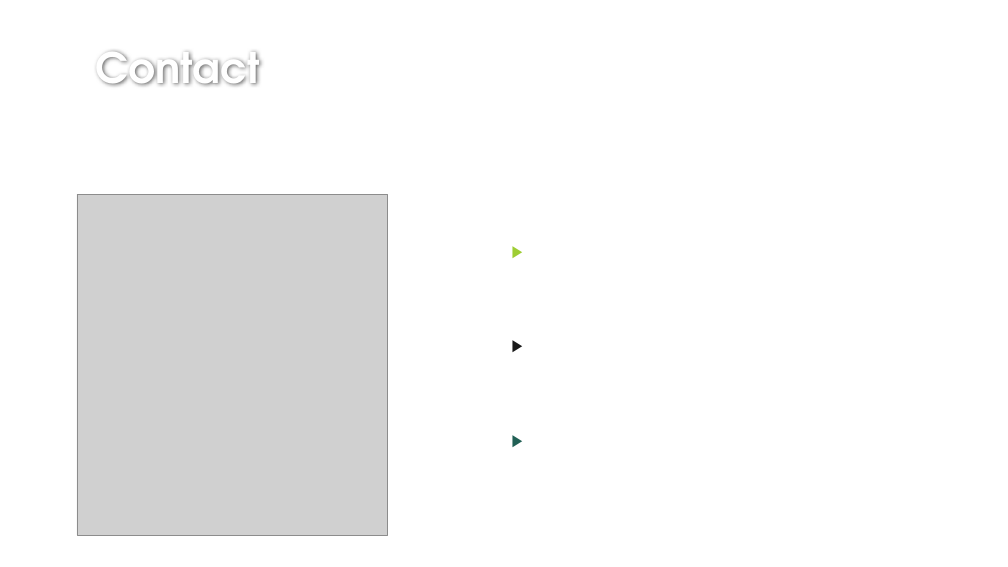
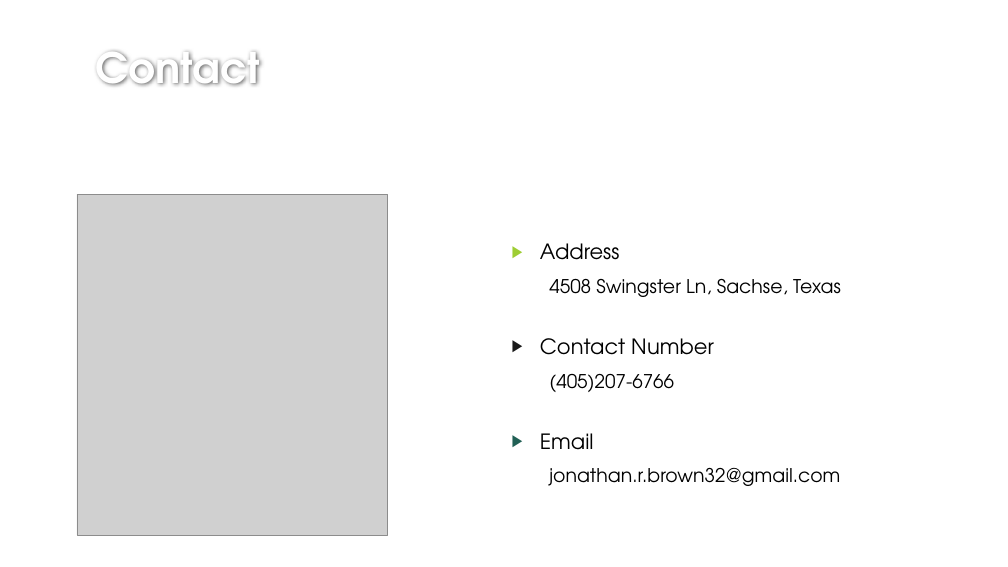
Before and after one commit to rustyb08/phase_1_project, a slide deck: slide 16 of Microsoft Original Content.pptx (slide 12 before the commit). Drawn at 1008x567 pixels with LibreOffice and Linux fonts; fonts in the diff are those of the drawing; grey boxes stand for pictures; background and template pictures are left out. Boxes give left, top, right and bottom in pixels: in the first picture for what was removed or moved away, otherwise in the second. Text is boxed around its words. In the diff, an @@ line names an element or a change of style, - is before the commit and + after.

```diff
--- a/Microsoft Original Content.pptx
+++ b/Microsoft Original Content.pptx
@@ text colour #FFFFFF to #000000 in 3 elements at (540, 243, 841, 297), (540, 338, 714, 392), (540, 433, 840, 486) @@
```
Also in this commit, not shown: 10 other slides changed, 4 slides added, 3 other files.
